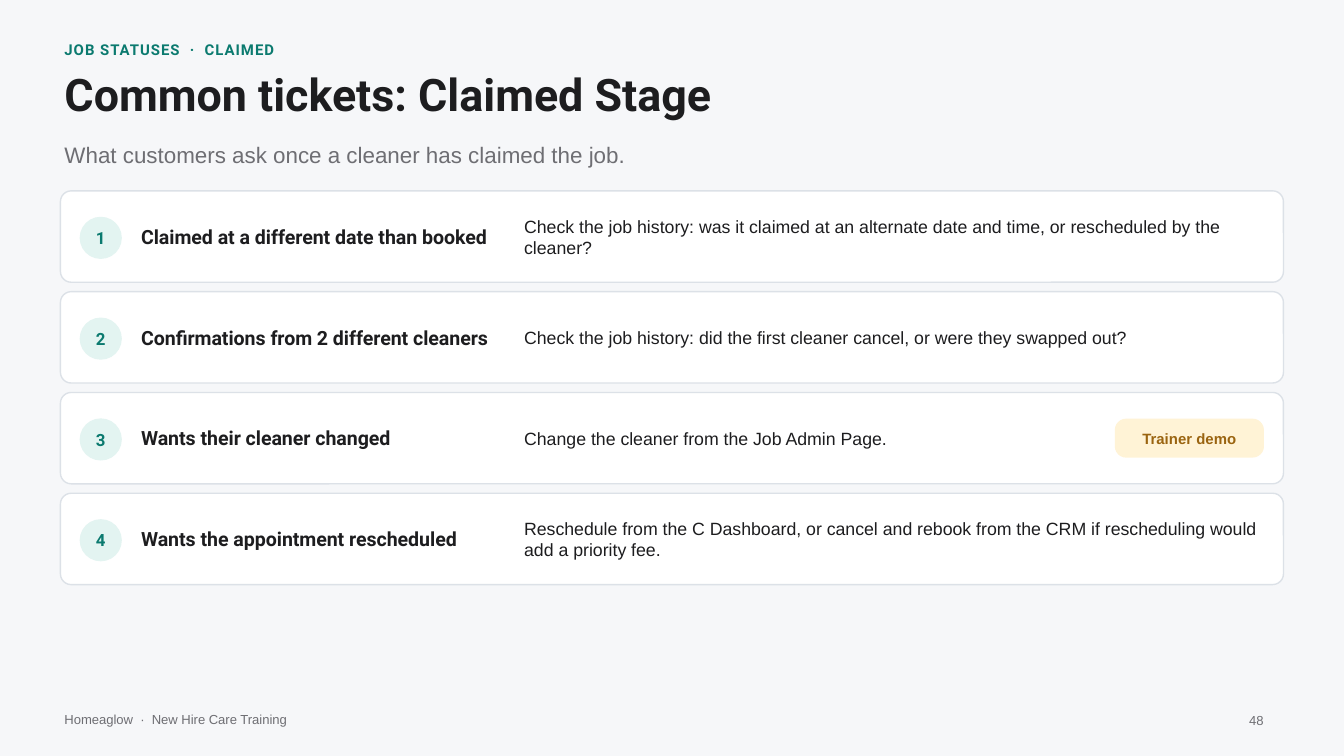
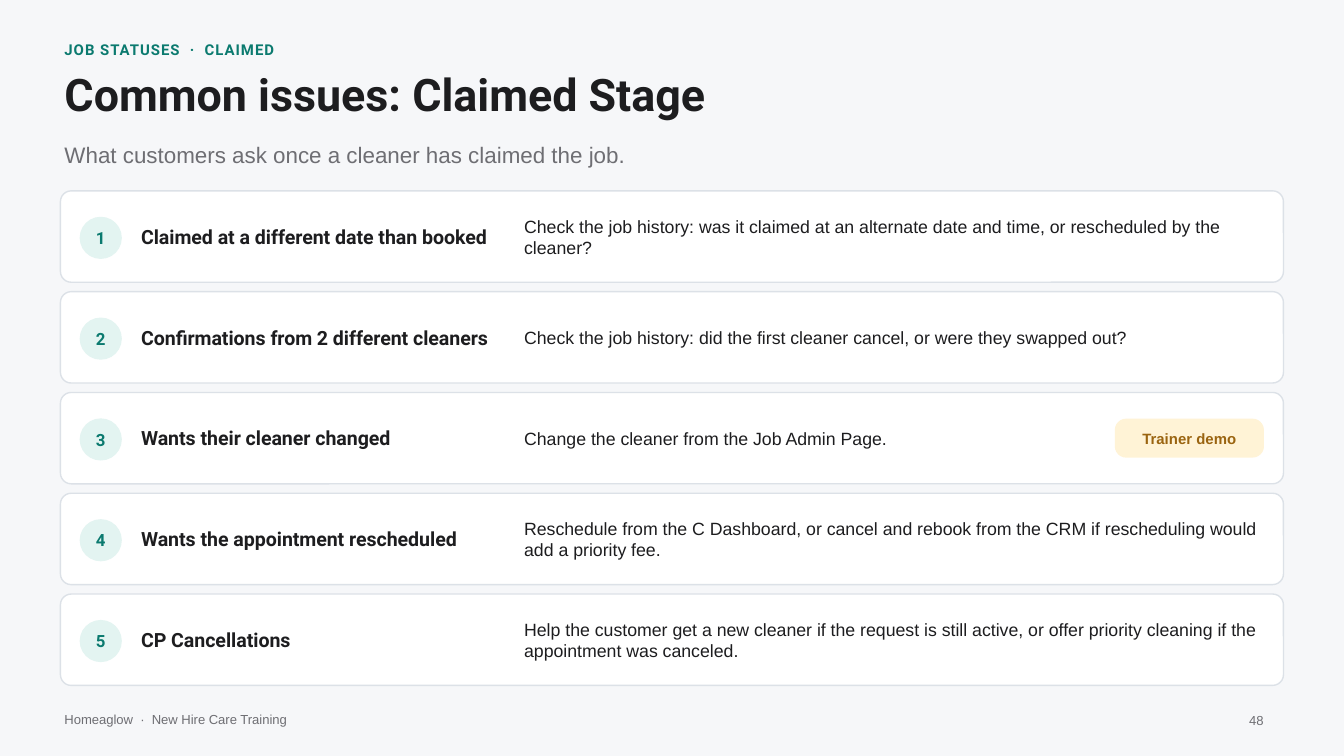
Before and after one commit to anjulimichelle/training, a slide deck: slide 48 of cleaner-foundations/cleaner-foundations-cp-crm.pptx. Drawn at 1344x756 pixels with LibreOffice and Linux fonts; fonts in the diff are those of the drawing. Boxes give left, top, right and bottom in pixels: in the first picture for what was removed or moved away, otherwise in the second. Text is boxed around its words. In the diff, an @@ line names an element or a change of style, - is before the commit and + after.

```diff
--- a/cleaner-foundations/cleaner-foundations-cp-crm.pptx
+++ b/cleaner-foundations/cleaner-foundations-cp-crm.pptx
@@ text at <box>64,77,705,121</box>: text changed @@
-Common tickets: Claimed Stage
+Common issues: Claimed Stage
@@ rounded rectangle added at <box>60,594,1284,685</box>, fill #FFFFFF, outline #DCE1E7 0.75 pt @@
@@ ellipse added at <box>81,621,121,661</box>, fill #E3F4F1, outline #E3F4F1 1 pt @@
@@ text added at <box>524,623,1256,661</box>, 9.5 pt, text #1D1D1F @@
+Help the customer get a new cleaner if the request is still active, or offer priority cleaning if the appointment was canceled.
@@ text added at <box>96,635,106,647</box>, 9 pt, text #0B7A6F, bold @@
+5
@@ text added at <box>141,632,290,648</box>, 10.5 pt, text #1D1D1F, bold @@
+CP Cancellations
```
Also in this commit, not shown: 1 slide added, 1 other file.
